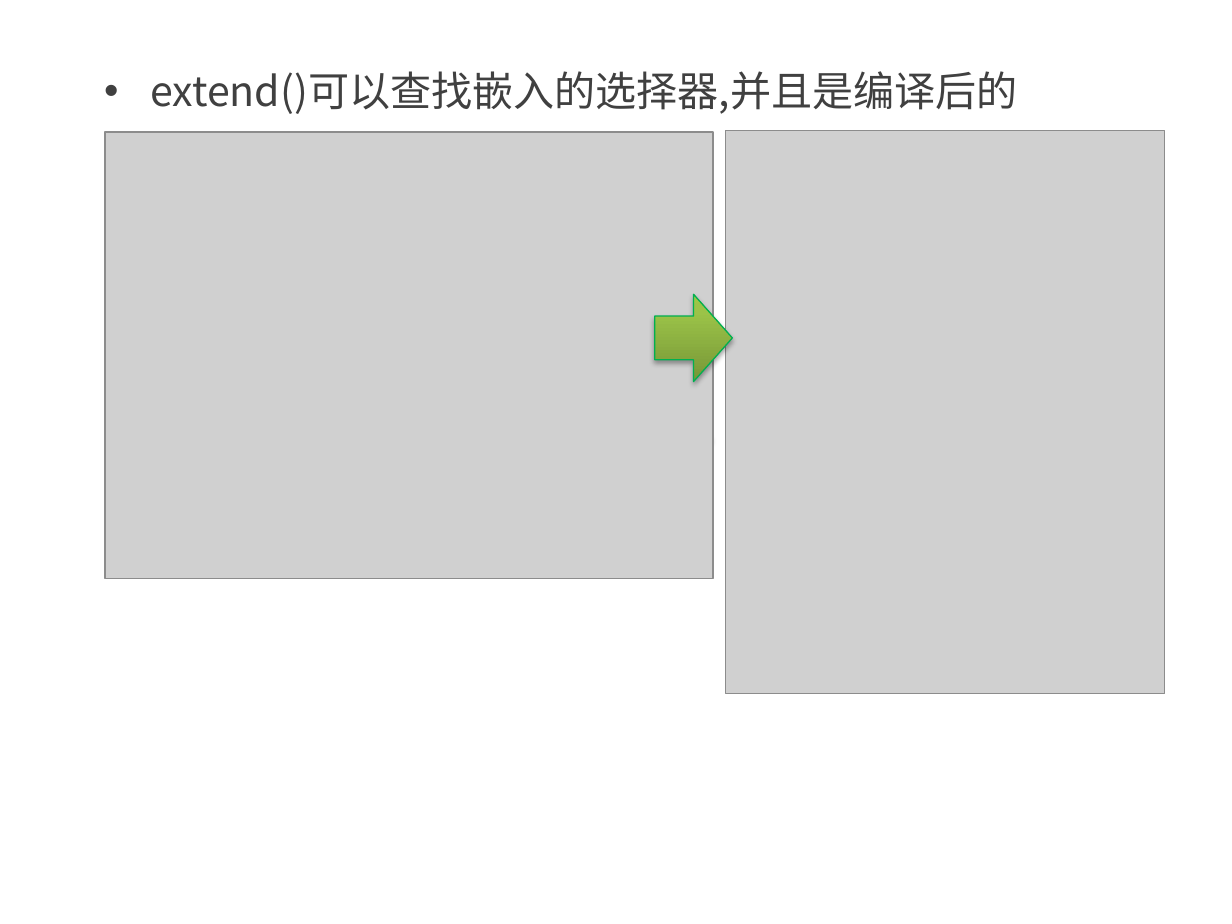
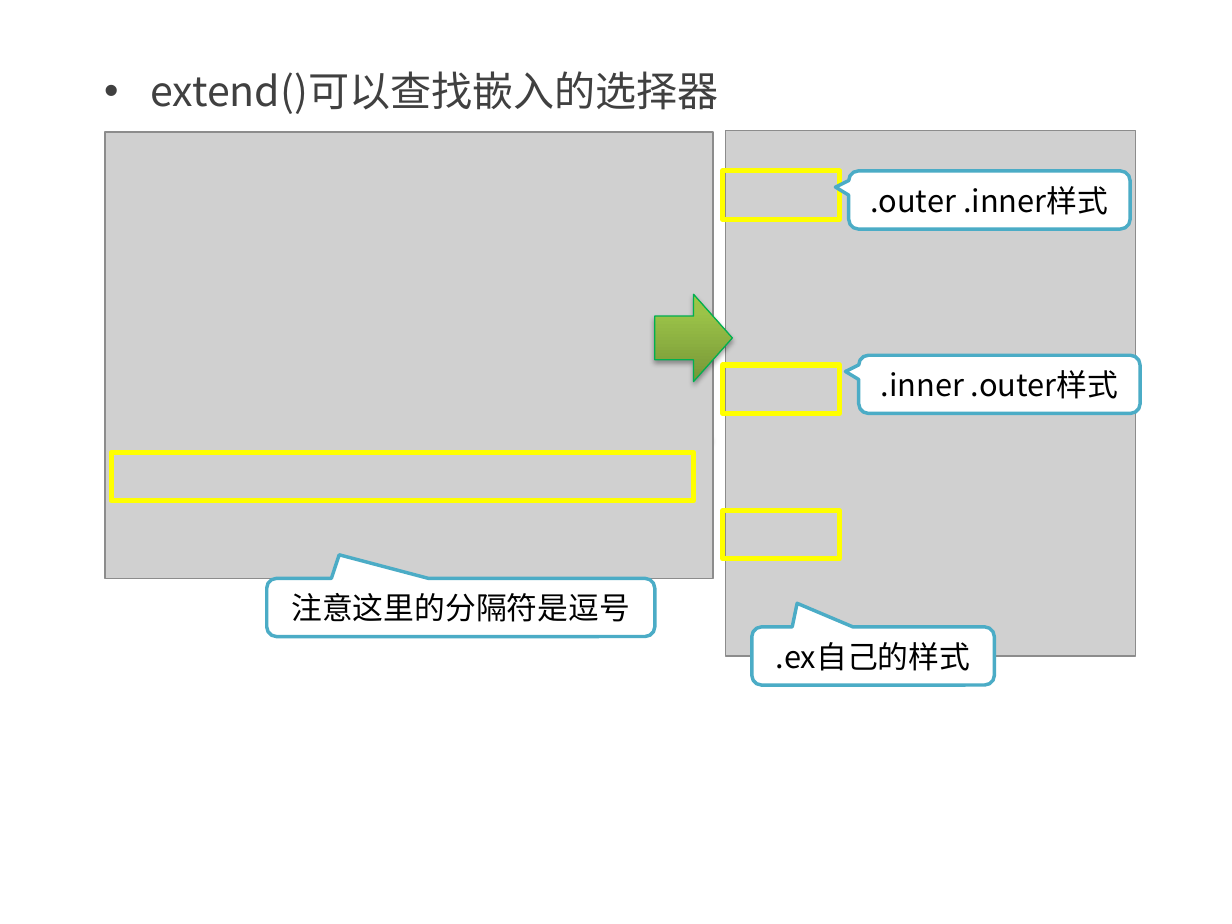
Before and after one commit to kong66/less-class, a slide deck: slide 9 of less-6-合并.pptx. Drawn at 1232x924 pixels with LibreOffice and Linux fonts; fonts in the diff are those of the drawing; grey boxes stand for pictures. Boxes give left, top, right and bottom in pixels: in the first picture for what was removed or moved away, otherwise in the second. Text is boxed around its words. In the diff, an @@ line names an element or a change of style, - is before the commit and + after.

```diff
--- a/less-6-合并.pptx
+++ b/less-6-合并.pptx
@@ text at bbox=[150, 71, 718, 114]: text changed @@
-• extend()可以查找嵌入的选择器,并且是编译后的
+• extend()可以查找嵌入的选择器
@@ picture: place and size @@
-picture at bbox=[726, 131, 1164, 694]
+picture at bbox=[726, 131, 1135, 657]
@@ rectangle added at bbox=[723, 171, 840, 219], outline #FFFF00 3 pt @@
@@ rounded speech box added at bbox=[849, 171, 1130, 229], fill #FFFFFF, outline #4BACC6 2 pt, 18 pt, text #000000 @@
+.outer .inner样式
@@ rounded speech box added at bbox=[859, 355, 1140, 413], fill #FFFFFF, outline #4BACC6 2 pt, 18 pt, text #000000 @@
+.inner .outer样式
@@ rectangle added at bbox=[723, 365, 840, 413], outline #FFFF00 3 pt @@
@@ rectangle added at bbox=[111, 452, 694, 500], outline #FFFF00 3 pt @@
@@ rectangle added at bbox=[723, 510, 840, 558], outline #FFFF00 3 pt @@
@@ rounded speech box added at bbox=[267, 578, 655, 636], fill #FFFFFF, outline #4BACC6 2 pt, 18 pt, text #000000 @@
+注意这里的分隔符是逗号
@@ rounded speech box added at bbox=[752, 627, 994, 685], fill #FFFFFF, outline #4BACC6 2 pt, 18 pt, text #000000 @@
+.ex自己的样式
```
Also in this commit, not shown: 14 other slides changed, 1 slide added, 1 slide removed, 8 other files.
